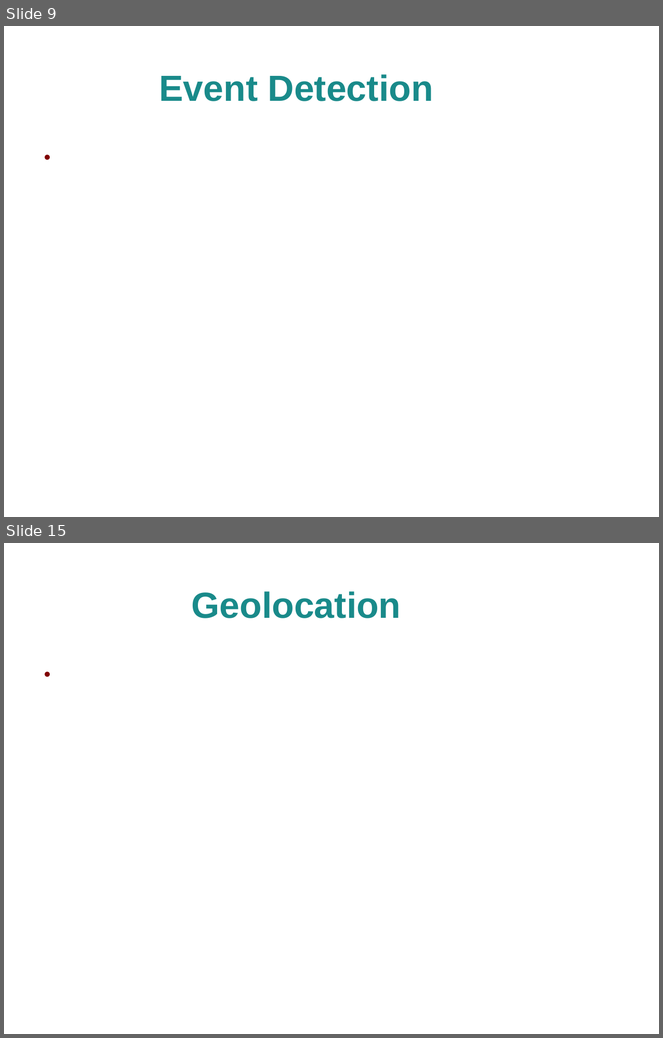
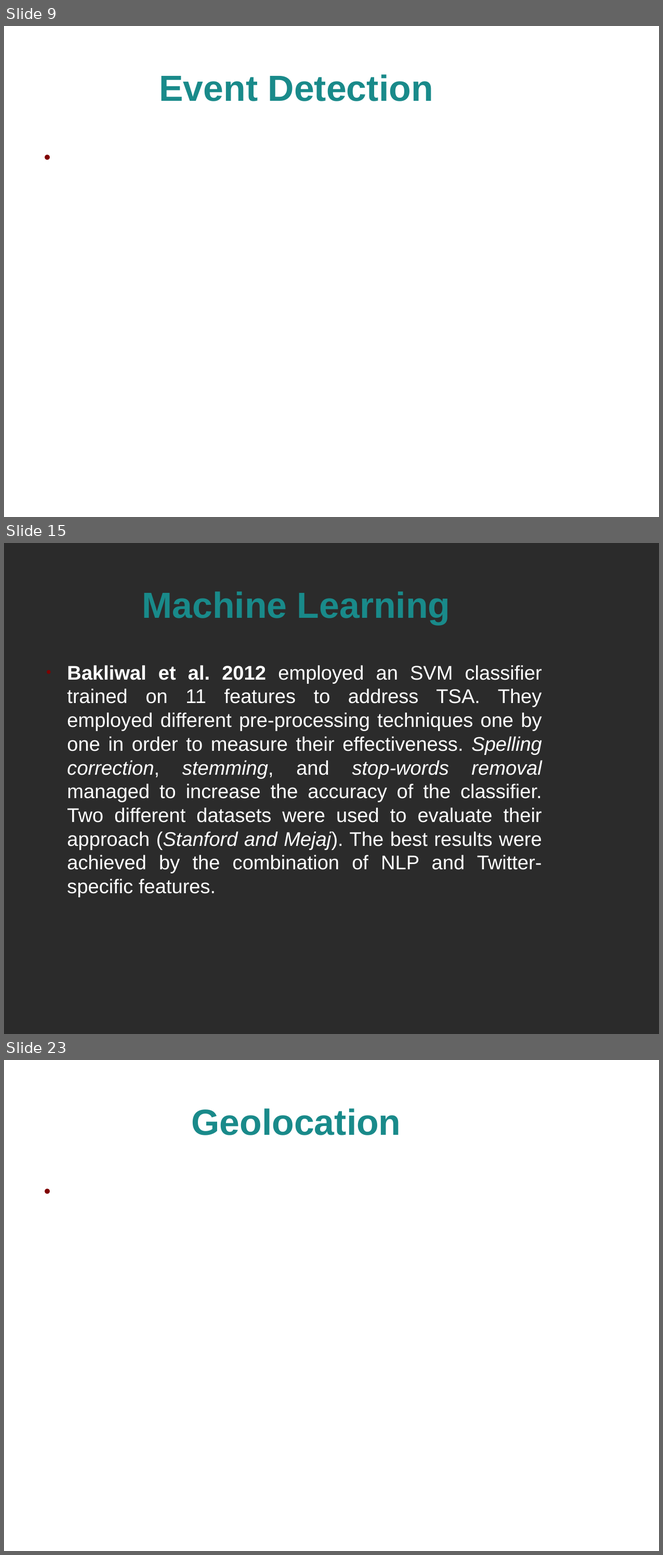
Before and after one commit to alextsil/twitter-topic-detection-and-analysis, a slide deck: parousiasi/presentation.odp. Shown one above the other, each under a label of ours: slides 9 and 15 before the commit, slides 9, 15 and 23 after it; the slides between them are not shown. The pictures are 663x1038 and 663x1555 pixels, drawn with LibreOffice and Linux fonts; fonts in the diff are those of the drawing; background and template pictures are left out; a plain dark background stands for a picture behind light text. Boxes give left, top, right and bottom in pixels: in the first picture for what was removed or moved away, otherwise in the second. Text is boxed around its words. In the diff, an @@ line names an element or a change of style, - is before the commit and + after.

```diff
--- a/parousiasi/presentation.odp
+++ b/parousiasi/presentation.odp
@@ slide 15 added at box(4, 543, 659, 1034), background picture (left out) @@
@@ title added at box(142, 591, 451, 625), 44 pt, text #198A8A, bold @@
+Machine Learning
@@ text added at box(67, 665, 542, 898), 24 pt, text #FFFFFF @@
+● Bakliwal et al. 2012 employed an SVM classifier trained on 11 features to address TSA. They employed different pre-processing techniques one by one in order to measure their effectiveness. Spelling correction, stemming, and stop-words removal managed to increase the accuracy of the classifier. Two different datasets were used to evaluate their approach (Stanford and Mejaj). The best results were achieved by the combination of NLP and Twitter-specific features.
@@ what was slide 15 is now slide 23 @@
```
Also in this commit, not shown: 1 slide changed, 12 other slides added, 5 slides removed.
